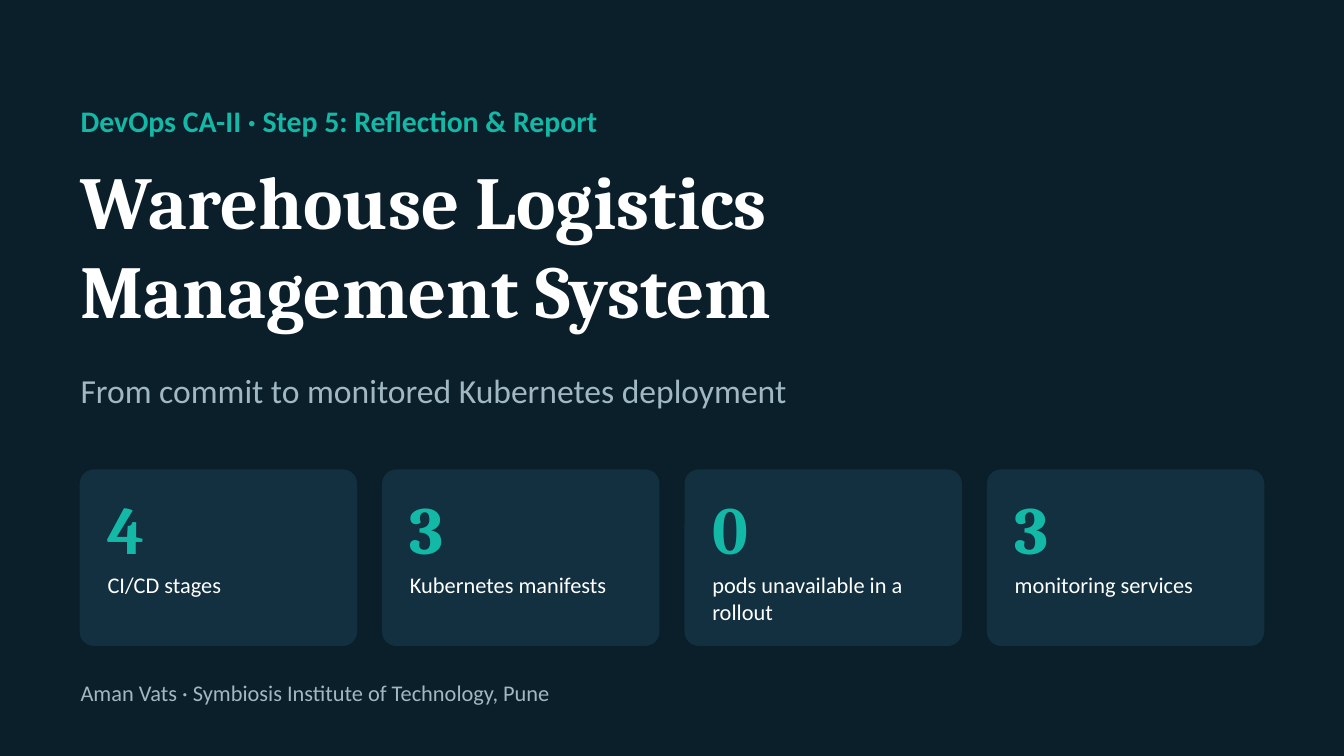
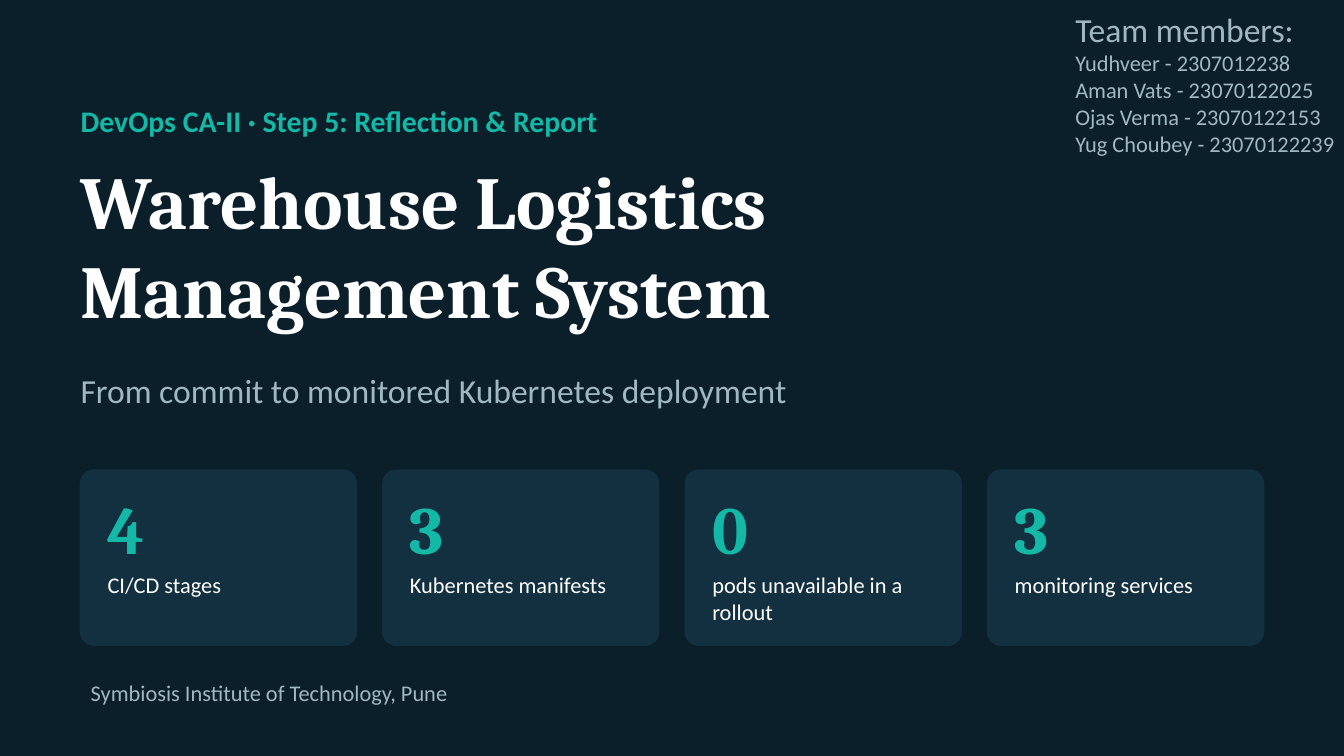
Before and after one commit to YudhveerCAIN/DevOps-CA2_2023_27, a slide deck: slide 1 of PPT+Report/WLMS_DevOps.pptx. Drawn at 1344x756 pixels with LibreOffice and Linux fonts; fonts in the diff are those of the drawing. Boxes give left, top, right and bottom in pixels: in the first picture for what was removed or moved away, otherwise in the second. Text is boxed around its words. In the diff, an @@ line names an element or a change of style, - is before the commit and + after.

```diff
--- a/PPT+Report/WLMS_DevOps.pptx
+++ b/PPT+Report/WLMS_DevOps.pptx
@@ text added at (1075,18,1334,156), 12 pt, text #9FB8C2 @@
+Team members:
+Yudhveer - 2307012238
+Aman Vats - 23070122025
+Ojas Verma - 23070122153
+Yug Choubey - 23070122239
@@ text at (91,685,447,705): text changed @@
-Aman Vats · Symbiosis Institute of Technology, Pune
+Symbiosis Institute of Technology, Pune
```
Also in this commit, not shown: 1 other file.
